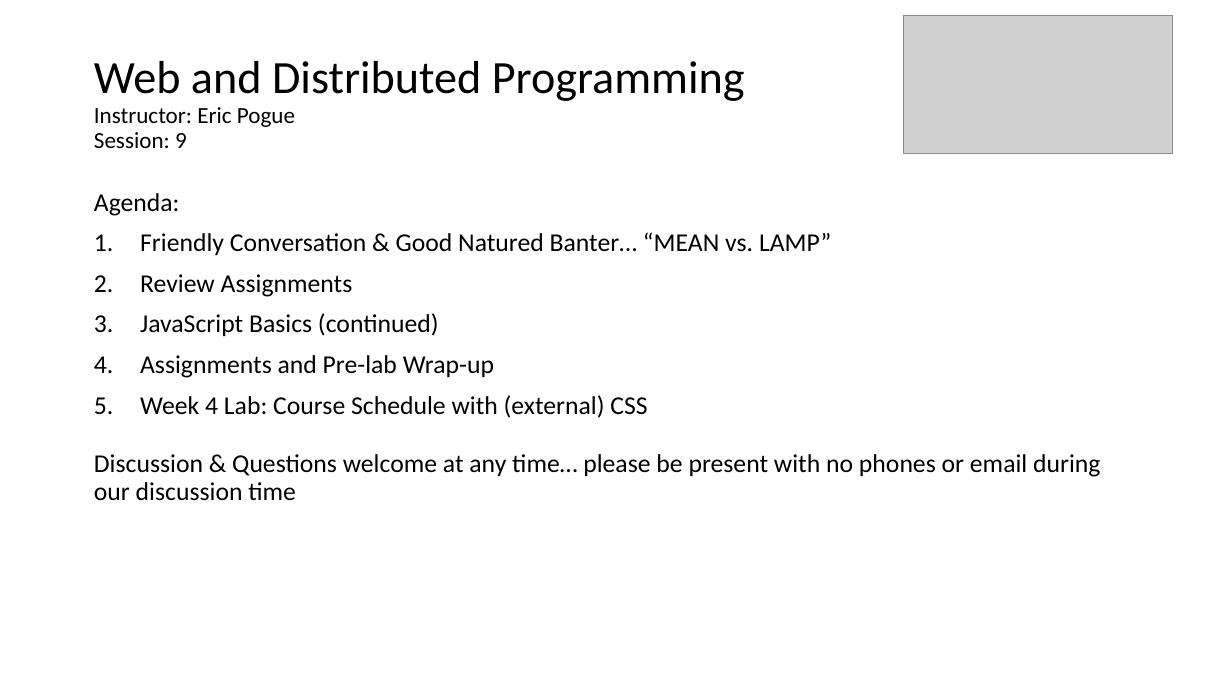
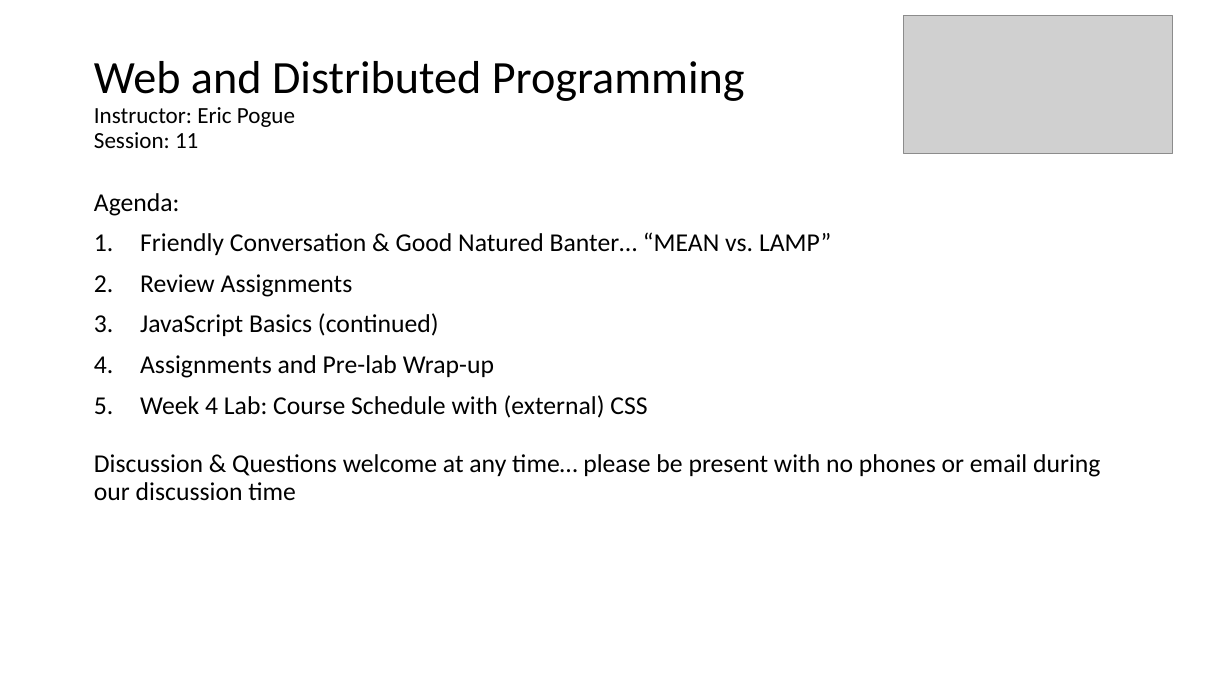
Before and after one commit to EricJPogue/www-epogue-info, a slide deck: slide 1 of CPSC-24700/Presentations/session-11.pptx. Drawn at 1232x693 pixels with LibreOffice and Linux fonts; fonts in the diff are those of the drawing; grey boxes stand for pictures. Boxes give left, top, right and bottom in pixels: in the first picture for what was removed or moved away, otherwise in the second. Text is boxed around its words. In the diff, an @@ line names an element or a change of style, - is before the commit and + after.

```diff
--- a/CPSC-24700/Presentations/session-11.pptx
+++ b/CPSC-24700/Presentations/session-11.pptx
@@ title at <box>94,61,745,148</box>: text changed @@
-Web and Distributed Programming
-Instructor: Eric Pogue
-Session: 9
+Web and Distributed Programming
+Instructor: Eric Pogue
+Session: 11
```
Also in this commit, not shown: 1 other slide changed, 2 other files.
